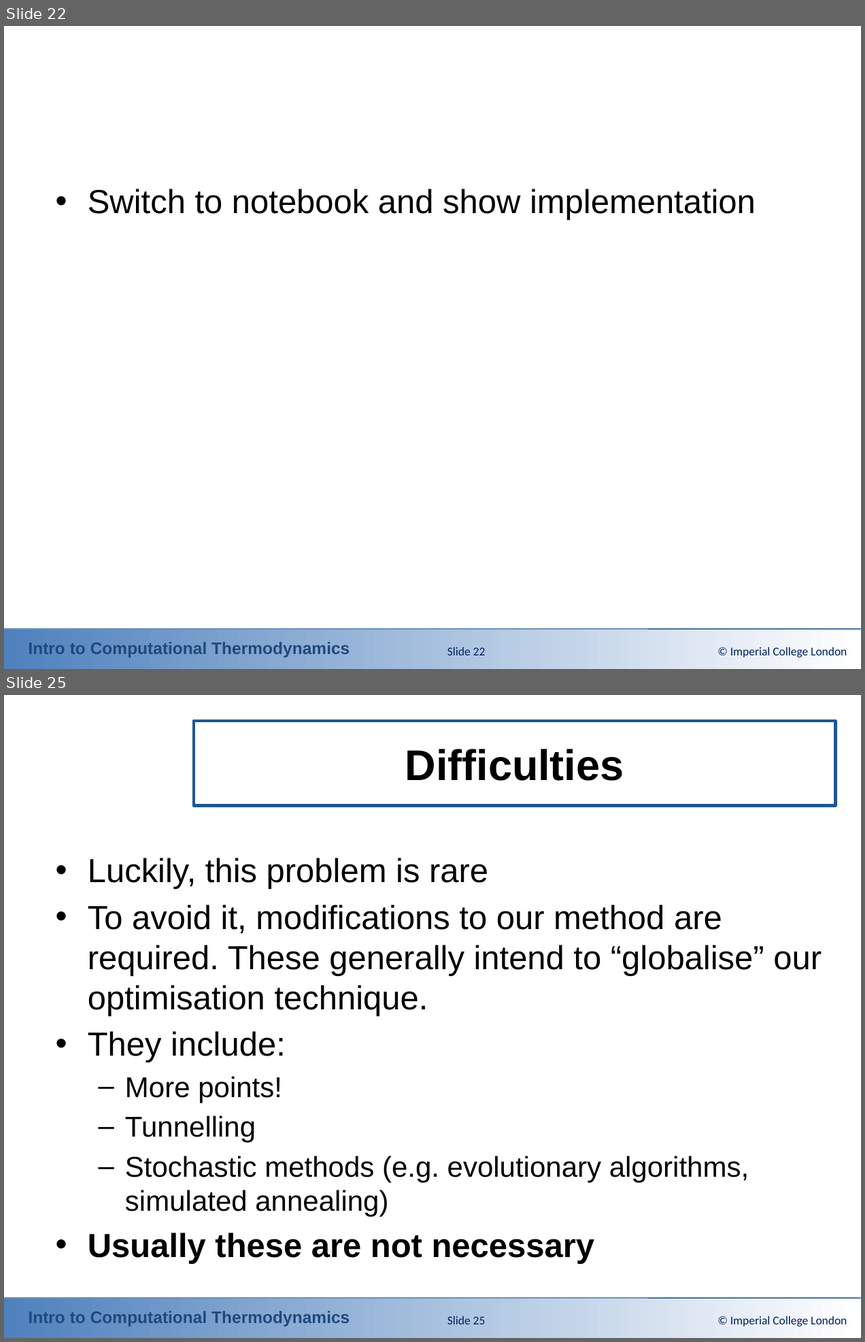
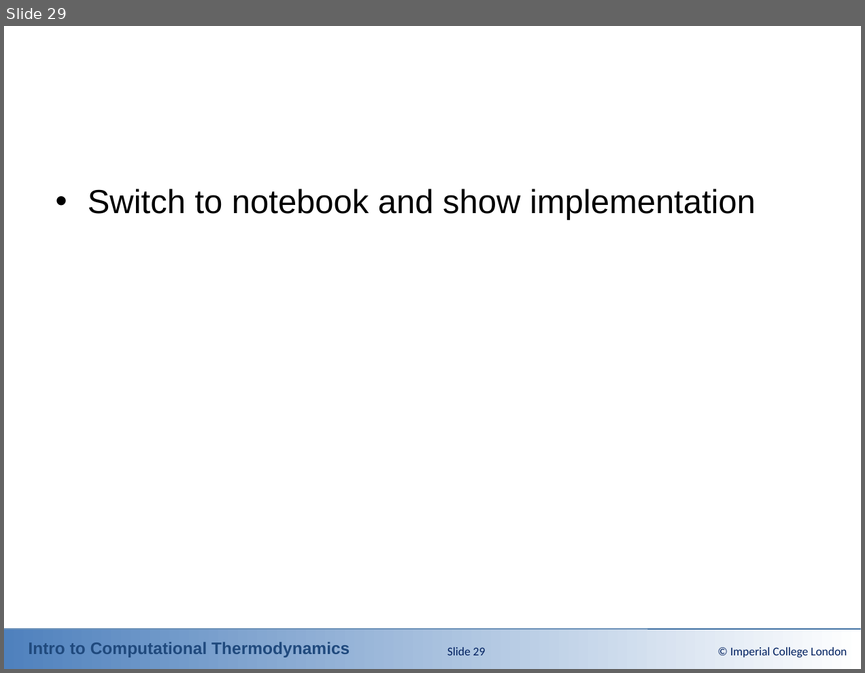
Before and after one commit to ClapeyronThermo/introduction-to-computational-thermodynamics, a slide deck: Part 3 - Solving the problems/Powerpoint Slides/3-3_Chemical_Stability_Analysis.pptx. Shown one above the other, each under a label of ours: slides 22 and 25 before the commit, slide 29 after it; the slides between them are not shown. The pictures are 865x1342 and 865x673 pixels, drawn with LibreOffice and Linux fonts; fonts in the diff are those of the drawing; grey boxes stand for pictures; background and template pictures are left out. Boxes give left, top, right and bottom in pixels: in the first picture for what was removed or moved away, otherwise in the second. Text is boxed around its words. In the diff, an @@ line names an element or a change of style, - is before the commit and + after.

```diff
--- a/Part 3 - Solving the problems/Powerpoint Slides/3-3_Chemical_Stability_Analysis.pptx
+++ b/Part 3 - Solving the problems/Powerpoint Slides/3-3_Chemical_Stability_Analysis.pptx
@@ slide 25 removed at bbox=[4, 695, 861, 1338], background #FFFFFF; not listed: 3 template elements that a slide beside it also shows @@
@@ title removed at bbox=[193, 721, 835, 806] @@
-Difficulties
@@ text removed at bbox=[88, 858, 821, 1263] @@
-• Luckily, this problem is rare
-• To avoid it, modifications to our method are required. These generally intend to “globalise” our optimisation technique.
-• They include:
-  – More points!
-  – Tunnelling
-  – Stochastic methods (e.g. evolutionary algorithms, simulated annealing)
-• Usually these are not necessary
@@ page number removed at bbox=[447, 1316, 485, 1324] @@
-Slide 25
@@ text removed at bbox=[730, 1316, 847, 1326] @@
-© Imperial College London
@@ what was slide 22 is now slide 29 @@
@@ page number at bbox=[447, 647, 485, 655]: text changed @@
-Slide 22
+Slide 29
```
Also in this commit, not shown: 3 slides changed, 7 slides added, 1 other slide removed, 15 other files.
